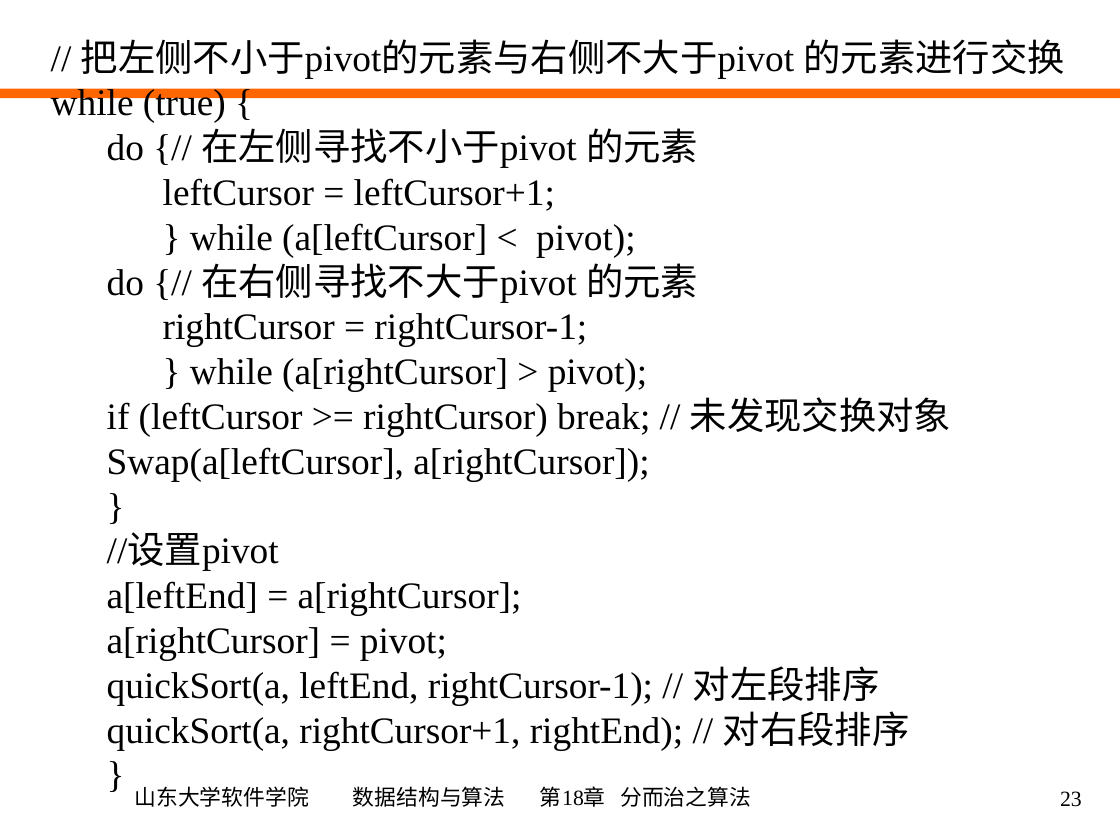
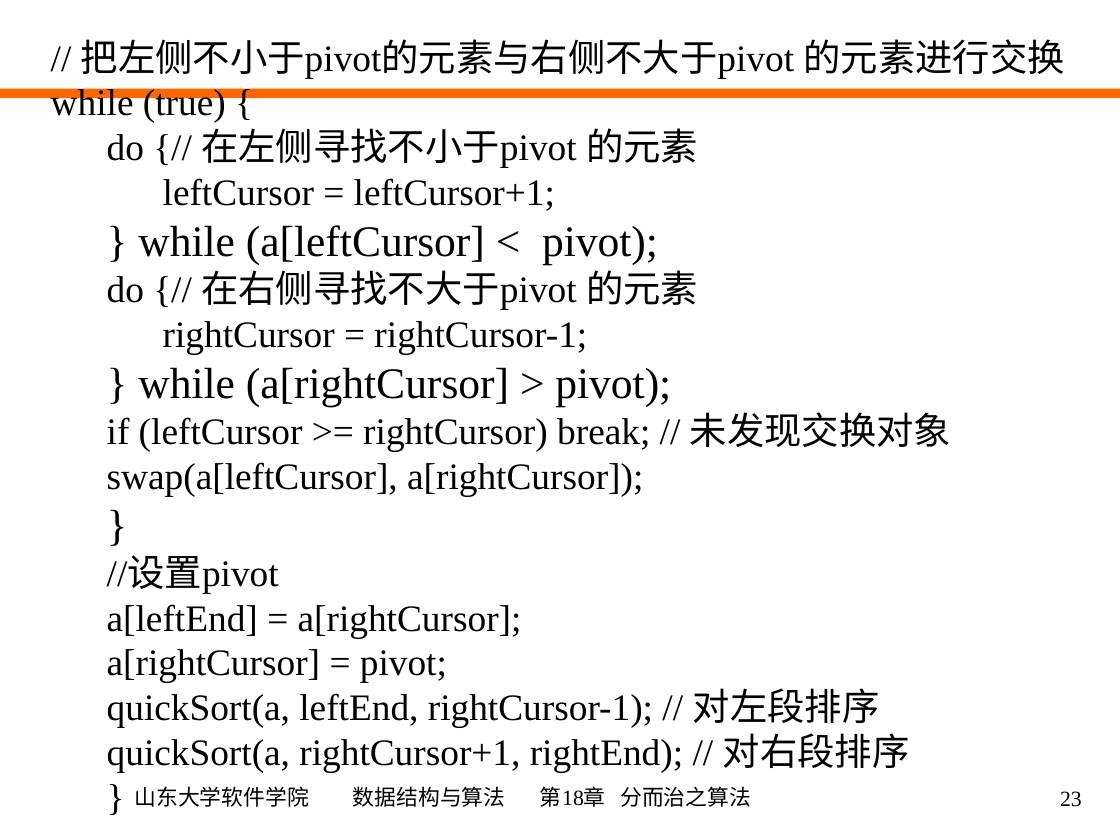
Before and after one commit to mannerth/data-structure-review, a slide deck: slide 23 of PPT/ch18.ppt. Drawn at 1120x840 pixels with LibreOffice and Linux fonts; fonts in the diff are those of the drawing. Boxes give left, top, right and bottom in pixels: in the first picture for what was removed or moved away, otherwise in the second. Text is boxed around its words. In the diff, an @@ line names an element or a change of style, - is before the commit and + after.

```diff
--- a/PPT/ch18.ppt
+++ b/PPT/ch18.ppt
@@ text at bbox=[138, 225, 671, 407]: size 24 to 28 pt in "} while (a[leftCursor] < pivot);", "} while (a[rightCursor] > pivot);", "}"; list level 3 to 2 in "} while (a[leftCursor] < pivot);"; list level 3 to 2 in "} while (a[rightCursor] > pivot);"; list level 2 to 1 in "}" @@
@@ text at bbox=[107, 462, 643, 496]: text changed @@
-  Swap(a[leftCursor], a[rightCursor]);
+  swap(a[leftCursor], a[rightCursor]);
```
Also in this commit, not shown: 1 other slide changed, 11 other files.
